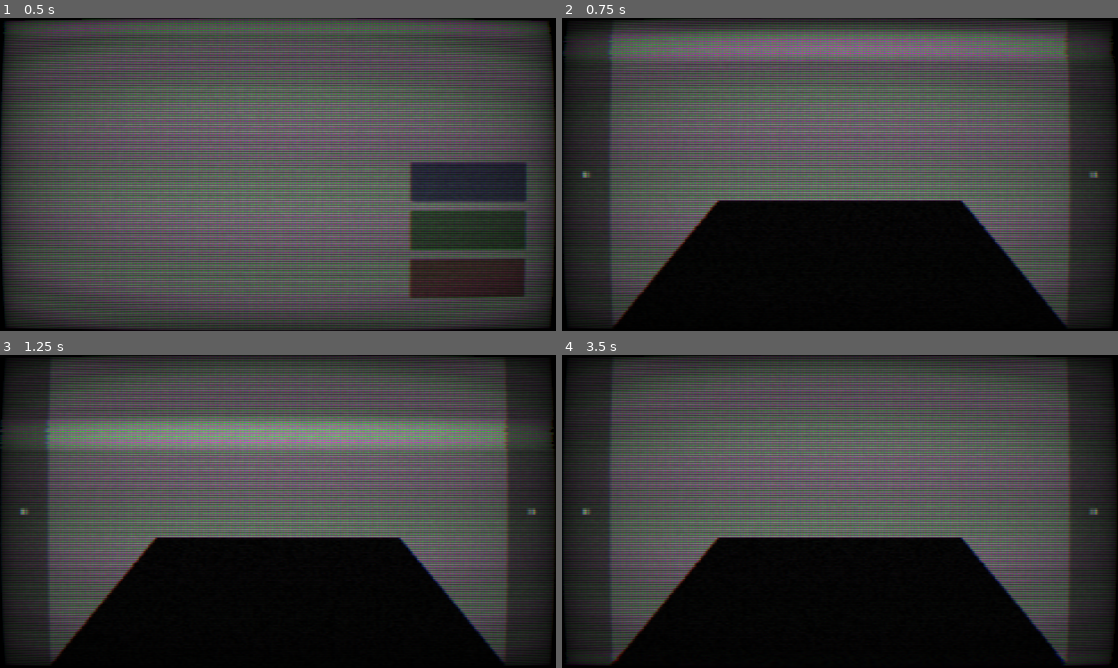
Above: before the commit, frames 1-4 (two rows, left to right).
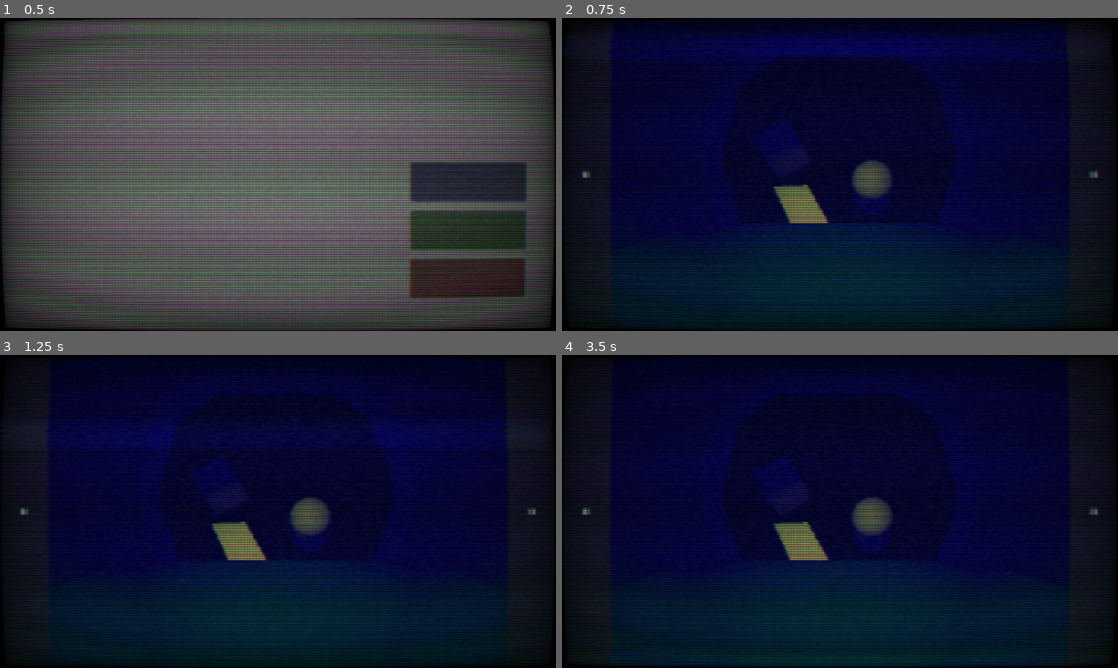
Above: after the commit, the same moments.

Repository: bigdcdog/The-Blue-Abyss
Game: Godot game, scene res://Scenes/Main_Menu.tscn
Same seed, same stepped clock (60 frames per second), same inputs: the game is played once before the commit and once after it.
Inputs (mouse positions are in pixels of both pictures, inside the frame that each line leads up to):
- Up to frame 1 (0.5 s): no input
- Up to frame 2 (0.75 s): click (1029, 180) at 0.5 s
- Up to frame 3 (1.25 s): no input
- Up to frame 4 (3.5 s): tap Enter at 1.25 s; move the mouse to (962, 495) at 1.27 s; hold Right 1.28-2.03 s; tap Alt at 1.35, 2.85 s; click (962, 495) at 1.42 s; move the mouse to (728, 527) at 2.02 s; hold Down 2.03-2.78 s; tap Shift at 2.1 s; move the mouse to (895, 442) at 2.77 s; hold Right from 2.78 s (still down)

Frame 1 is identical in both runs. In frame 2, 88% of the frame differs, in the area x 0-99%, y 0-100%; in frame 3, 88%; in frame 4, 89%.

Commit message:
Added submarine

Diff:
--- /dev/null
+++ b/Scenes/Radar.gd
@@ -0,0 +1,14 @@
+extends MeshInstance3D
+
+const MAX_POINTS := 32
+
+func _process(_delta: float) -> void:
+	var material := get_active_material(0) as ShaderMaterial
+	if material == null:
+		return
+
+	var points: Array[Vector2] = Global.radar_points
+	var count := mini(points.size(), MAX_POINTS)
+
+	material.set_shader_parameter("radar_points", points.slice(0, count))
+	material.set_shader_parameter("point_count", count)
--- a/Scenes/Submarine.tscn
+++ b/Scenes/Submarine.tscn
@@ -3,6 +3,8 @@
 [ext_resource type="Script" uid="uid://cmwl0esvt0tsm" path="res://Scripts/Submarine_Camera.gd" id="1_i1j3c"]
 [ext_resource type="Shader" uid="uid://dyciwnacpvops" path="res://Shaders/CRT.gdshader" id="2_6irpn"]
 [ext_resource type="Shader" uid="uid://qu2e1n8h07v0" path="res://Shaders/Submarine_Radar.gdshader" id="3_mgm4y"]
+[ext_resource type="Script" uid="uid://cafqk3lh2tuub" path="res://Scenes/Radar.gd" id="4_vmfpw"]
+[ext_resource type="Shader" uid="uid://brvshkcsy0yxb" path="res://Scenes/Submarine_Window.gdshader" id="5_dhhgk"]
 
 [sub_resource type="ShaderMaterial" id="ShaderMaterial_g4v7s"]
 shader = ExtResource("2_6irpn")
@@ -21,16 +23,68 @@
 shader_parameter/scan_line_strength = -8.0
 shader_parameter/pixel_strength = -2.0
 
+[sub_resource type="BoxMesh" id="BoxMesh_delf4"]
+size = Vector3(4.0004883, 0.75, 0.75)
+
 [sub_resource type="BoxMesh" id="BoxMesh_g4v7s"]
-size = Vector3(2, 1, 1)
+size = Vector3(2.5, 0.75, 0.75)
+
+[sub_resource type="BoxMesh" id="BoxMesh_0ra4s"]
+size = Vector3(4, 0.75, 0.75)
+
+[sub_resource type="PrismMesh" id="PrismMesh_dhhgk"]
+left_to_right = 0.0
+size = Vector3(0.5, 0.5, 1)
+
+[sub_resource type="CapsuleMesh" id="CapsuleMesh_dhhgk"]
+
+[sub_resource type="BoxMesh" id="BoxMesh_d7wye"]
+
+[sub_resource type="ShaderMaterial" id="ShaderMaterial_qc3oa"]
+render_priority = 0
+shader = ExtResource("5_dhhgk")
+
+[sub_resource type="SphereMesh" id="SphereMesh_g4v7s"]
+material = SubResource("ShaderMaterial_qc3oa")
+radius = 1.2
+height = 0.5
+radial_segments = 10
+is_hemisphere = true
+
+[sub_resource type="TorusMesh" id="TorusMesh_g4v7s"]
+inner_radius = 1.15
+outer_radius = 1.5
+rings = 10
+
+[sub_resource type="BoxMesh" id="BoxMesh_dhhgk"]
+size = Vector3(2.5, 0.2, 4)
+
+[sub_resource type="BoxMesh" id="BoxMesh_qc3oa"]
+size = Vector3(2.5, 0.2, 4)
+
+[sub_resource type="BoxMesh" id="BoxMesh_046ag"]
+size = Vector3(2.5, 0.2, 4)
+
+[sub_resource type="BoxMesh" id="BoxMesh_yf5fn"]
+size = Vector3(2.5, 0.2, 4)
 
 [sub_resource type="ShaderMaterial" id="ShaderMaterial_yf5fn"]
 render_priority = 0
 shader = ExtResource("3_mgm4y")
+shader_parameter/radar_points = PackedVector2Array(0, 0, 0, 0, 0, 0, 0, 0, 0, 0, 0, 0, 0, 0, 0, 0, 0, 0, 0, 0, 0, 0, 0, 0, 0, 0, 0, 0, 0, 0, 0, 0, 0, 0, 0, 0, 0, 0, 0, 0, 0, 0, 0, 0, 0, 0, 0, 0, 0, 0, 0, 0, 0, 0, 0, 0, 0, 0, 0, 0, 0, 0, 0, 0)
+shader_parameter/point_count = 0
+shader_parameter/dot_color = Color(0.1, 1, 0.3, 1)
+shader_parameter/dot_radius = 0.015
+shader_parameter/flicker_speed = 8.0
 
 [sub_resource type="PlaneMesh" id="PlaneMesh_g4v7s"]
 material = SubResource("ShaderMaterial_yf5fn")
-size = Vector2(0.8, 0.8)
+size = Vector2(1, 1)
+
+[sub_resource type="Environment" id="Environment_g4v7s"]
+background_mode = 1
+background_color = Color(0, 0, 1, 1)
+background_energy_multiplier = 0.1
 
 [node name="Submarine" type="Node3D" unique_id=341237702]
 
@@ -77,13 +131,82 @@
 mouse_filter = 1
 mouse_behavior_recursive = 1
 
-[node name="MeshInstance3D" type="MeshInstance3D" parent="." unique_id=484957797]
+[node name="Submarine_Objects" type="Node3D" parent="." unique_id=1318446924]
+
+[node name="Tables" type="Node3D" parent="Submarine_Objects" unique_id=803826585]
+
+[node name="Table_Left" type="MeshInstance3D" parent="Submarine_Objects/Tables" unique_id=1969074108]
+transform = Transform3D(-4.371139e-08, 0.49999997, 0.8660253, 0, 0.8660253, -0.49999997, -1, -2.1855692e-08, -3.785517e-08, -1, -0.9, 0.00024414063)
+mesh = SubResource("BoxMesh_delf4")
+
+[node name="Table_Middle" type="MeshInstance3D" parent="Submarine_Objects/Tables" unique_id=484957797]
 transform = Transform3D(1, 0, 0, 0, 0.8660253, -0.49999997, 0, 0.49999997, 0.8660253, 0, -0.9, -1.5)
 mesh = SubResource("BoxMesh_g4v7s")
 
-[node name="MeshInstance3D2" type="MeshInstance3D" parent="." unique_id=8248126]
-transform = Transform3D(1, 0, 0, 0, 0.8660254, -0.5, 0, 0.5, 0.8660254, 0, -0.45, -1.2)
+[node name="Table_Right" type="MeshInstance3D" parent="Submarine_Objects/Tables" unique_id=475612435]
+transform = Transform3D(-4.371139e-08, -0.49999997, -0.8660253, 0, 0.8660253, -0.49999997, 1, -2.1855692e-08, -3.785517e-08, 1, -0.9, 0)
+mesh = SubResource("BoxMesh_0ra4s")
+
+[node name="Table_Edges" type="MeshInstance3D" parent="Submarine_Objects/Tables" unique_id=1580613627]
+transform = Transform3D(0.8535533, -0.1464466, 0.49999994, 0.49999997, 0.49999994, -0.7071067, -0.14644662, 0.85355324, 0.49999994, -0.6492806, -0.56729007, -3.5381794)
+mesh = SubResource("PrismMesh_dhhgk")
+
+[node name="Table_Edges2" type="MeshInstance3D" parent="Submarine_Objects/Tables" unique_id=2019449020]
+transform = Transform3D(0.8535533, -0.1464466, 0.49999994, 0.49999997, 0.49999994, -0.7071067, -0.14644662, 0.85355324, 0.49999994, 0.8640573, -0.40718457, -5.459333)
+mesh = SubResource("CapsuleMesh_dhhgk")
+
+[node name="Table_Edges3" type="MeshInstance3D" parent="Submarine_Objects/Tables" unique_id=323378933]
+transform = Transform3D(0.8535533, -0.1464466, 0.49999994, 0.49999997, 0.49999994, -0.7071067, -0.14644662, 0.85355324, 0.49999994, -1.6118064, 0.71126294, -5.8823447)
+mesh = SubResource("BoxMesh_d7wye")
+
+[node name="Windows" type="Node3D" parent="Submarine_Objects" unique_id=1568754826]
+
+[node name="Window" type="MeshInstance3D" parent="Submarine_Objects/Windows" unique_id=575213658]
+transform = Transform3D(1.9106855e-15, -4.371139e-08, 1, -1, -4.371139e-08, 0, 4.371139e-08, -1, -4.371139e-08, 0, 0.18008631, -1.7122147)
+mesh = SubResource("SphereMesh_g4v7s")
+
+[node name="Window_Seal" type="MeshInstance3D" parent="Submarine_Objects/Windows" unique_id=76129560]
+transform = Transform3D(1.9106855e-15, -4.371139e-08, 1, -1, -4.371139e-08, 0, 4.371139e-08, -1, -4.371139e-08, 0, 0.18822455, -1.9194467)
+mesh = SubResource("TorusMesh_g4v7s")
+
+[node name="Container" type="Node3D" parent="Submarine_Objects" unique_id=1472533624]
+
+[node name="Floor" type="MeshInstance3D" parent="Submarine_Objects/Container" unique_id=1585686119]
+transform = Transform3D(1, 0, 0, 0, 1, 0, 0, 0, 1, 0, -1.2575183, 0)
+mesh = SubResource("BoxMesh_dhhgk")
+
+[node name="Ceiling" type="MeshInstance3D" parent="Submarine_Objects/Container" unique_id=2008225979]
+transform = Transform3D(1, 0, 0, 0, 1, 0, 0, 0, 1, 0, 1.25, 0)
+mesh = SubResource("BoxMesh_qc3oa")
+
+[node name="Wall_Left" type="MeshInstance3D" parent="Submarine_Objects/Container" unique_id=733484419]
+transform = Transform3D(-4.371139e-08, -1, 0, 1, -4.371139e-08, 0, 0, 0, 1, -1.24, 0, 0)
+mesh = SubResource("BoxMesh_046ag")
+
+[node name="Wall_Right" type="MeshInstance3D" parent="Submarine_Objects/Container" unique_id=1027380246]
+transform = Transform3D(-4.371139e-08, -1, 0, 1, -4.371139e-08, 0, 0, 0, 1, 1.24, 0, 0)
+mesh = SubResource("BoxMesh_yf5fn")
+
+[node name="Objects_of_Focus" type="Node3D" parent="Submarine_Objects" unique_id=613421977]
+
+[node name="Radar" type="MeshInstance3D" parent="Submarine_Objects/Objects_of_Focus" unique_id=8248126]
+transform = Transform3D(-4.371139e-08, -1, 0, 1, -4.371139e-08, 0, 0, 0, 1, 1.1, 0.2, 0)
 mesh = SubResource("PlaneMesh_g4v7s")
+script = ExtResource("4_vmfpw")
+
+[node name="Environment" type="Node3D" parent="." unique_id=40574234]
+
+[node name="Water" type="WorldEnvironment" parent="Environment" unique_id=1588735954]
+environment = SubResource("Environment_g4v7s")
+
+[node name="Light_Inside" type="SpotLight3D" parent="Environment" unique_id=1153512490]
+transform = Transform3D(1, 0, 0, 0, -4.371139e-08, 1, 0, -1, -4.371139e-08, 0, 1.5, 0)
+light_color = Color(0, 0.49019608, 0, 1)
+light_indirect_energy = 0.0
+
+[node name="Light_Outside" type="SpotLight3D" parent="Environment" unique_id=1637866381]
+transform = Transform3D(1, 0, 0, 0, 0.70710677, 0.70710677, 0, -0.70710677, 0.70710677, 0, 1, -2.0216908)
+light_color = Color(1, 1, 0, 1)
 
 [connection signal="pressed" from="Screen/Control/Left" to="Camera" method="_on_left_pressed"]
 [connection signal="pressed" from="Screen/Control/Right" to="Camera" method="_on_right_pressed"]
--- /dev/null
+++ b/Scenes/Submarine_Window.gdshader
@@ -0,0 +1,6 @@
+shader_type spatial;
+render_mode blend_mix;
+
+void fragment() {
+	ALPHA = 0.1;
+}
--- a/Scripts/GLOBAL.gd
+++ b/Scripts/GLOBAL.gd
@@ -1,6 +1,7 @@
 extends Node
 
-var radar_points: Array = []
+var radar_points: Array[Vector2] = []
 
 func _ready() -> void:
-	radar_points.append(Vector2(4,3))
+	radar_points.append(Vector2(0.1, 0.4))
+	radar_points.append(Vector2(0.7, 0.8))
--- a/Shaders/Submarine_Radar.gdshader
+++ b/Shaders/Submarine_Radar.gdshader
@@ -1,14 +1,29 @@
 shader_type spatial;
+render_mode unshaded;
 
-void vertex() {
-	// Called for every vertex the material is visible on.
-}
+uniform vec2 radar_points[32];
+uniform int point_count = 0;
+
+uniform vec3 dot_color : source_color = vec3(0.1, 1.0, 0.3);
+
+uniform float dot_radius = 0.015;
+uniform float flicker_speed = 8.0;
 
 void fragment() {
-	// Called for every pixel the material is visible on.
+	float brightness = 0.0;
+
+	for (int i = 0; i < 32; i++) {
+		if (i >= point_count) {
+			break;
+		}
+		float d = distance(UV, radar_points[i]);
+
+		float dot = 1.0 - smoothstep(dot_radius * 0.6,dot_radius,d);
+
+		float flicker = 0.2 + 0.8 * step(0.35,fract(TIME * flicker_speed + float(i) * 0.37));
+		brightness = max(brightness, dot * flicker);
+
+	ALBEDO = dot_color * brightness;
+	EMISSION = dot_color * brightness;
+	}
 }
-
-//void light() {
-//	// Called for every pixel for every light affecting the material.
-//	// Uncomment to replace the default light processing function with this one.
-//}
Not shown, added: Scenes/Radar.gd.uid
Not shown, added: Scenes/Submarine_Window.gdshader.uid
